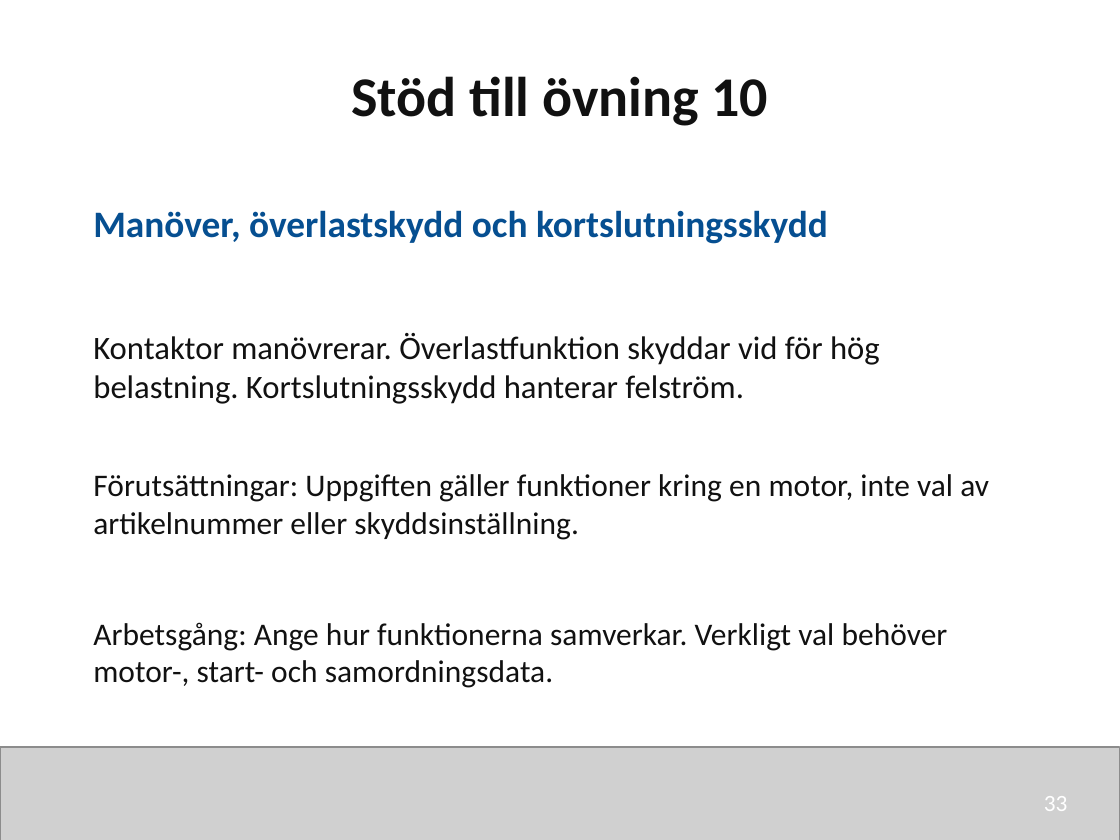
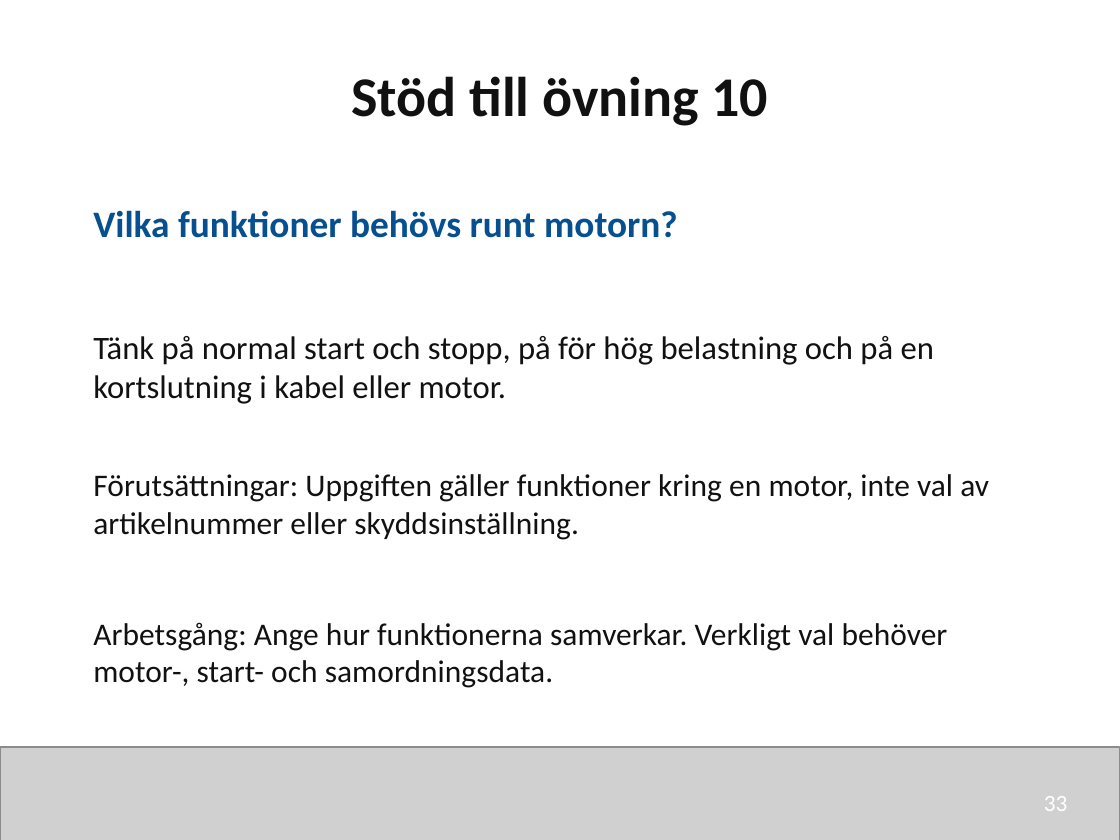
Before and after one commit to nj22az/nj22az.github.io, a slide deck: slide 33 of sjoskolan/vecka-43/aktuell/v43_01_Komponenter_och_skydd_elev.pptx. Drawn at 1120x840 pixels with LibreOffice and Linux fonts; fonts in the diff are those of the drawing; grey boxes stand for pictures. Boxes give left, top, right and bottom in pixels: in the first picture for what was removed or moved away, otherwise in the second. Text is boxed around its words. In the diff, an @@ line names an element or a change of style, - is before the commit and + after.

```diff
--- a/sjoskolan/vecka-43/aktuell/v43_01_Komponenter_och_skydd_elev.pptx
+++ b/sjoskolan/vecka-43/aktuell/v43_01_Komponenter_och_skydd_elev.pptx
@@ text at (93,210,678,238): text changed @@
-Manöver, överlastskydd och kortslutningsskydd
+Vilka funktioner behövs runt motorn?
@@ text at (93,336,934,404): text changed @@
-Kontaktor manövrerar. Överlastfunktion skyddar vid för hög belastning. Kortslutningsskydd hanterar felström.
+Tänk på normal start och stopp, på för hög belastning och på en kortslutning i kabel eller motor.
```
Also in this commit, not shown: 8 other slides changed, 13 other files.
